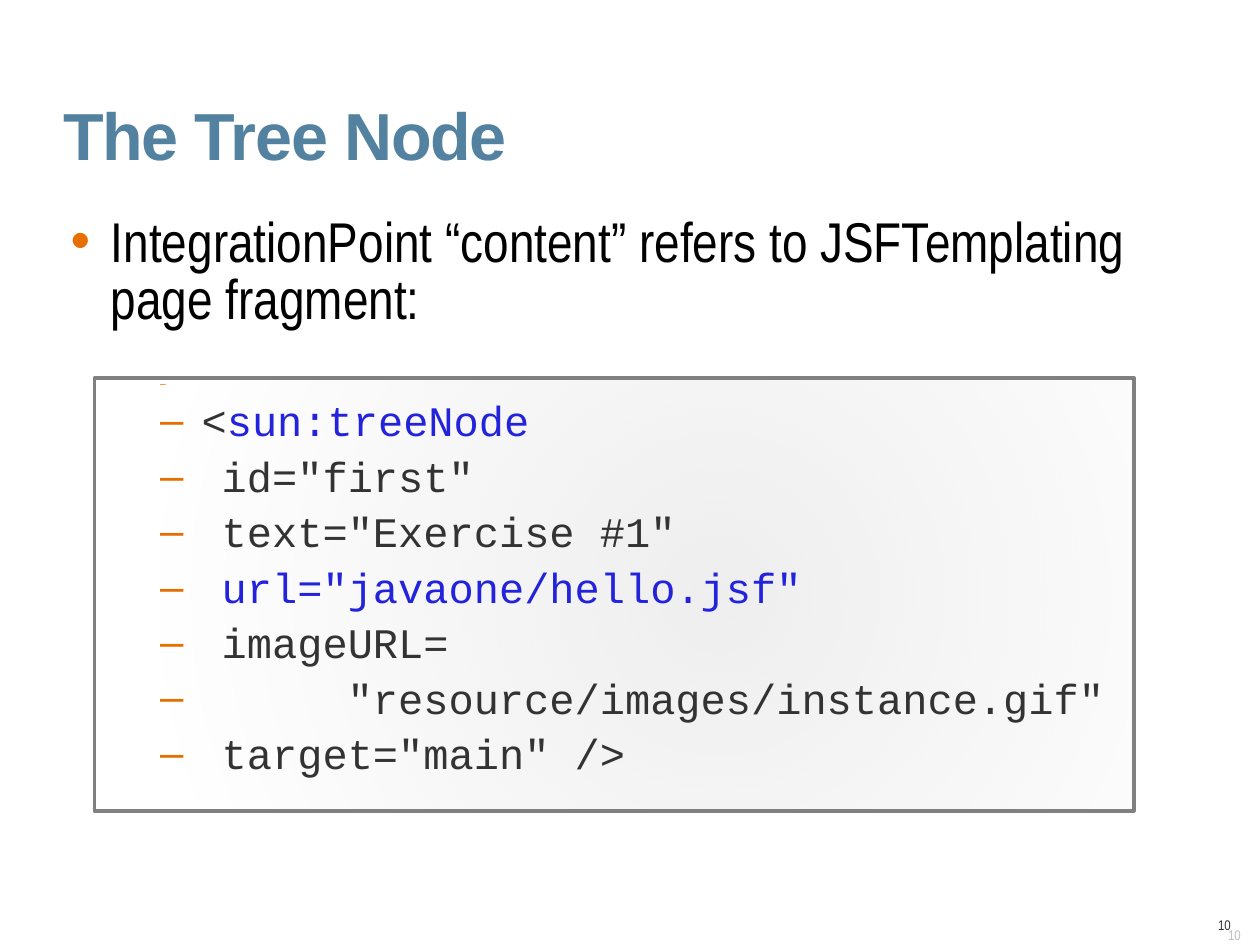
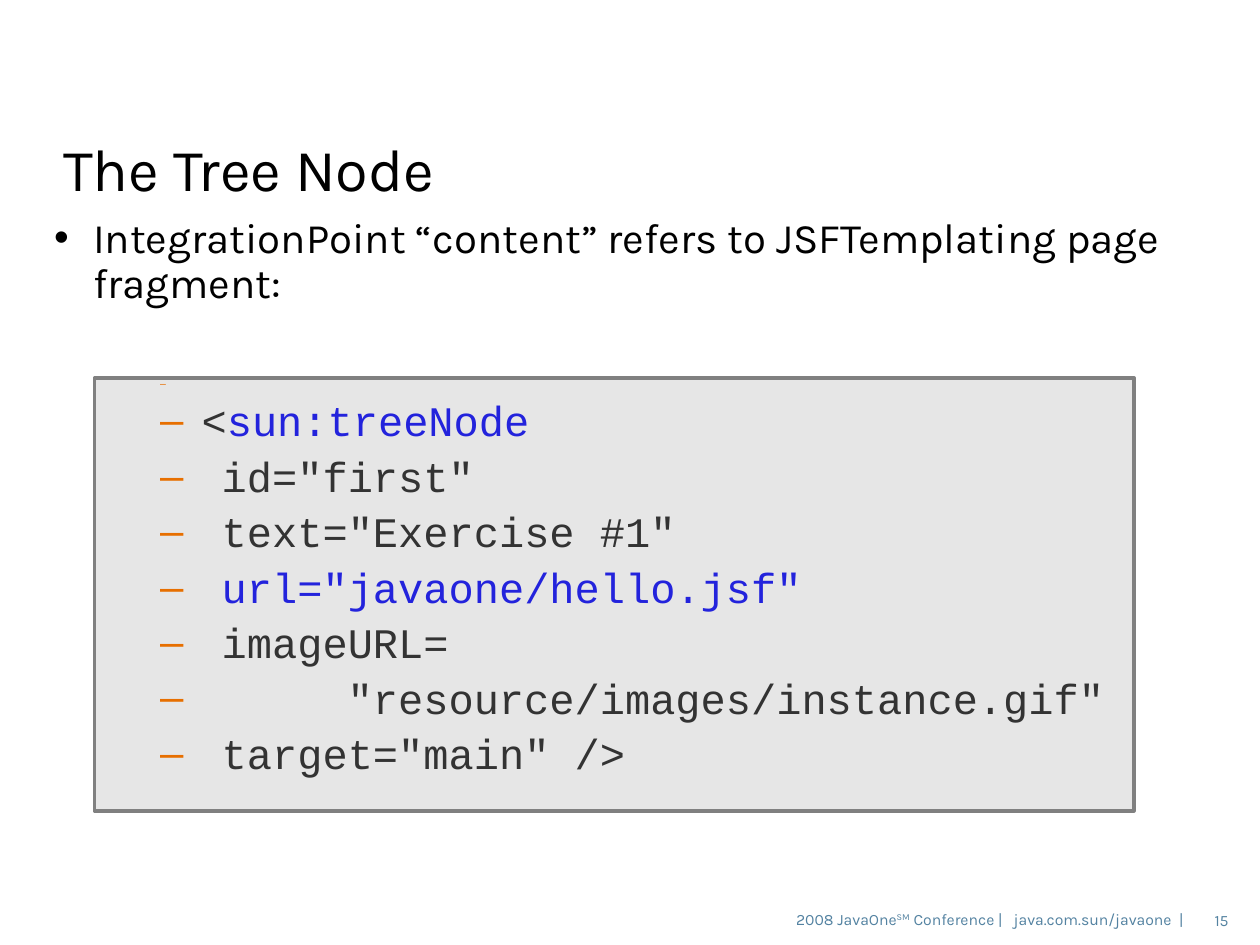
Before and after one commit to dmatej/Glassfish-SVN-Patched, a slide deck: slide 15 of v3/admingui/j1plugin/gfplugin/4520_gfplugin.odp (slide 10 before the commit). Drawn at 1260x945 pixels with LibreOffice and Linux fonts; fonts in the diff are those of the drawing; background and template pictures are left out. Boxes give left, top, right and bottom in pixels: in the first picture for what was removed or moved away, otherwise in the second. Text is boxed around its words. In the diff, an @@ line names an element or a change of style, - is before the commit and + after.

```diff
--- a/v3/admingui/j1plugin/gfplugin/4520_gfplugin.odp
+++ b/v3/admingui/j1plugin/gfplugin/4520_gfplugin.odp
@@ title "The Tree Node" at (63,150,434,192): size 38 to 34 pt, font Arial to Karla, text colour #5382A1 to #000000, letter spacing -0.7 to 0 pt, bold off; line spacing 0.9 to 0.85; vertical alignment top to middle @@
@@ text "IntegrationPoint “content” refers to JSFTemplating ..." at (93,224,1159,309): size 32 to 24 pt, font Arial Narrow to Karla; indent changed; line spacing 0.85 to 0.9; less space between paragraphs @@
@@ rectangle "<sun:treeNode" at (94,378,1134,810): fill gradient #E6E6E6 to #E6E6E6 @@
@@ text added at (796,913,1172,929), 9 pt, text #5382A1 @@
+2008 JavaOneSM Conference | java.com.sun/javaone |
@@ page number added at (1215,916,1229,926), 9 pt, text #5483A1 @@
+15
@@ page number removed at (1218,920,1231,932) @@
-10
```
Also in this commit, not shown: 27 other slides changed, 10 slides added, 1 slide removed.
